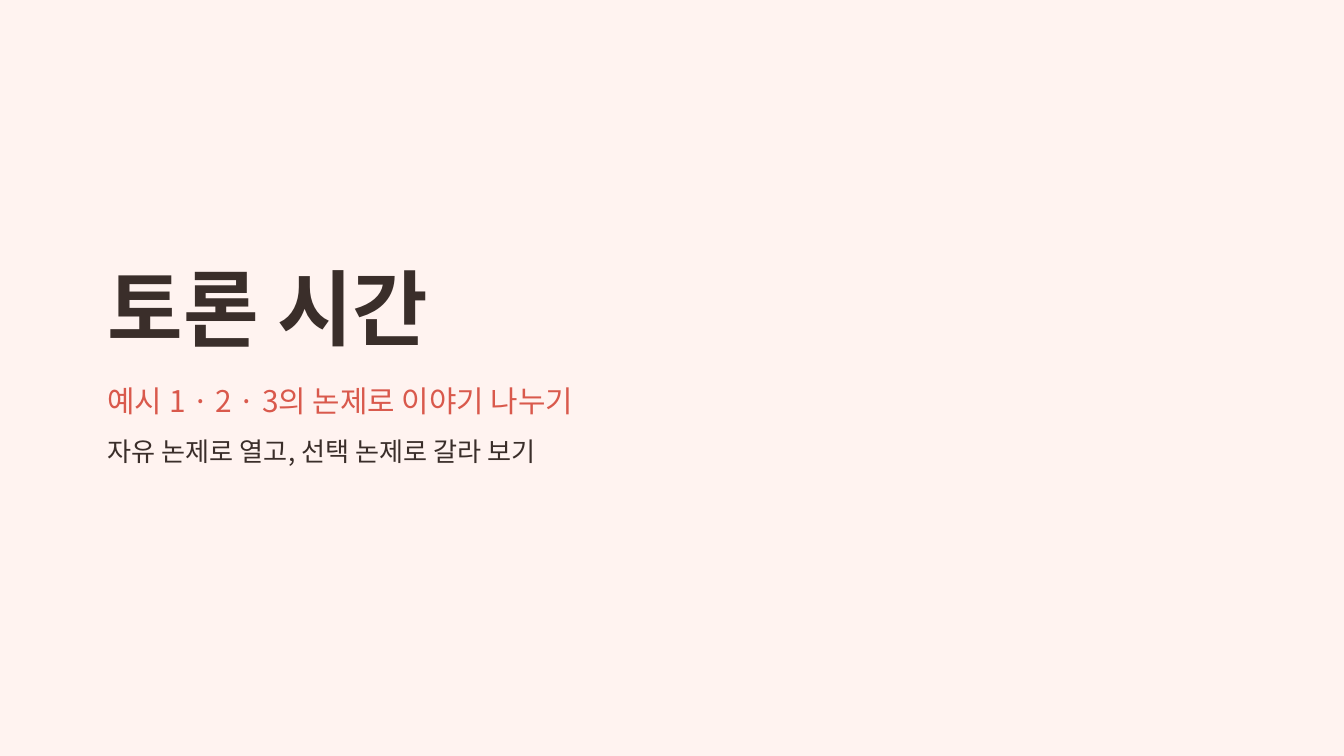
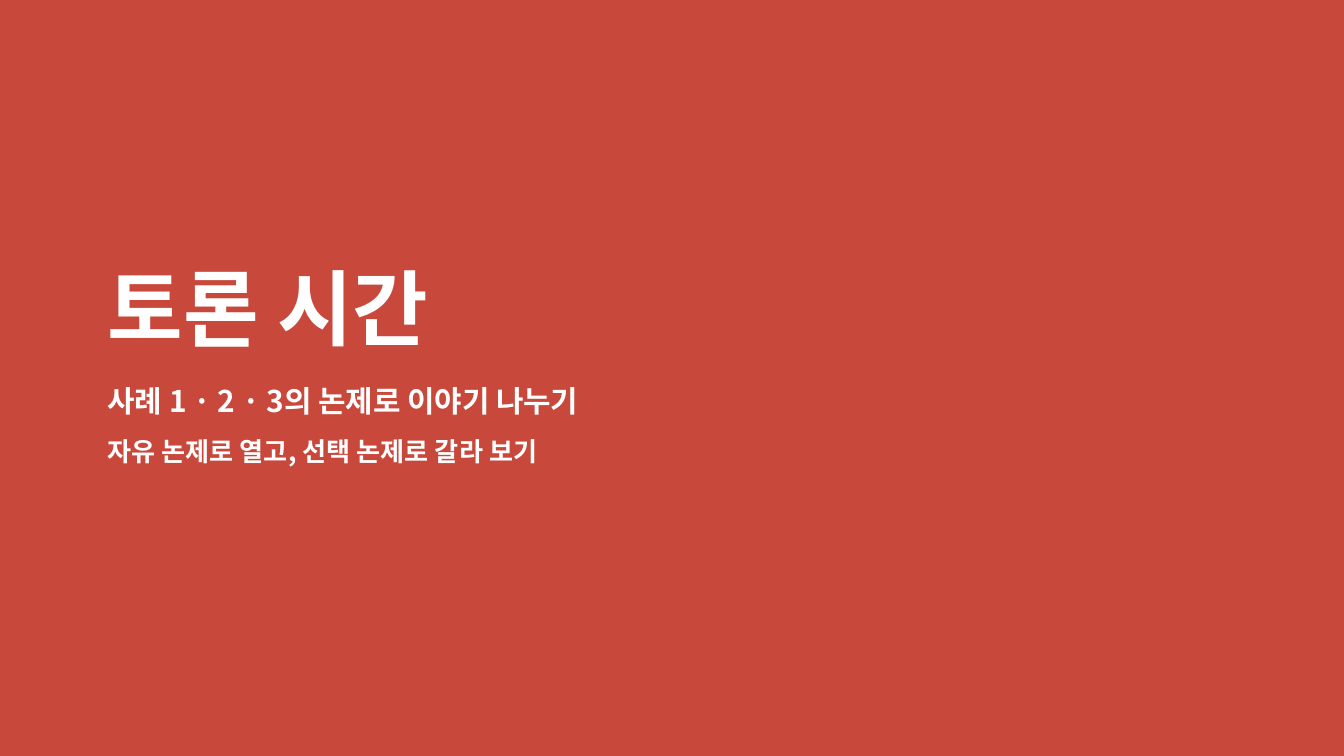
Before and after one commit to outis-books/bookclub, a slide deck: slide 15 of question-reading/question-reading.pptx (slide 14 before the commit). Drawn at 1344x756 pixels with LibreOffice and Linux fonts; fonts in the diff are those of the drawing. Boxes give left, top, right and bottom in pixels: in the first picture for what was removed or moved away, otherwise in the second. Text is boxed around its words. In the diff, an @@ line names an element or a change of style, - is before the commit and + after.

```diff
--- a/question-reading/question-reading.pptx
+++ b/question-reading/question-reading.pptx
@@ background #FFF3F0 to #C8483B @@
@@ title "토론 시간" at [108, 270, 428, 347]: text colour #3A2E2A to #FFFFFF @@
@@ text at [108, 387, 578, 415]: text changed; text colour #D9594C to #FFFFFF; bold on @@
-예시 1 · 2 · 3의 논제로 이야기 나누기
+사례 1 · 2 · 3의 논제로 이야기 나누기
@@ text at [108, 439, 537, 467]: text colour #3A2E2A to #FFFFFF, bold on in "자유 논제로 열고, 선택 논제로 갈라 보기" @@
```
Also in this commit, not shown: 6 other slides changed, 1 slide added, 10 other files.
